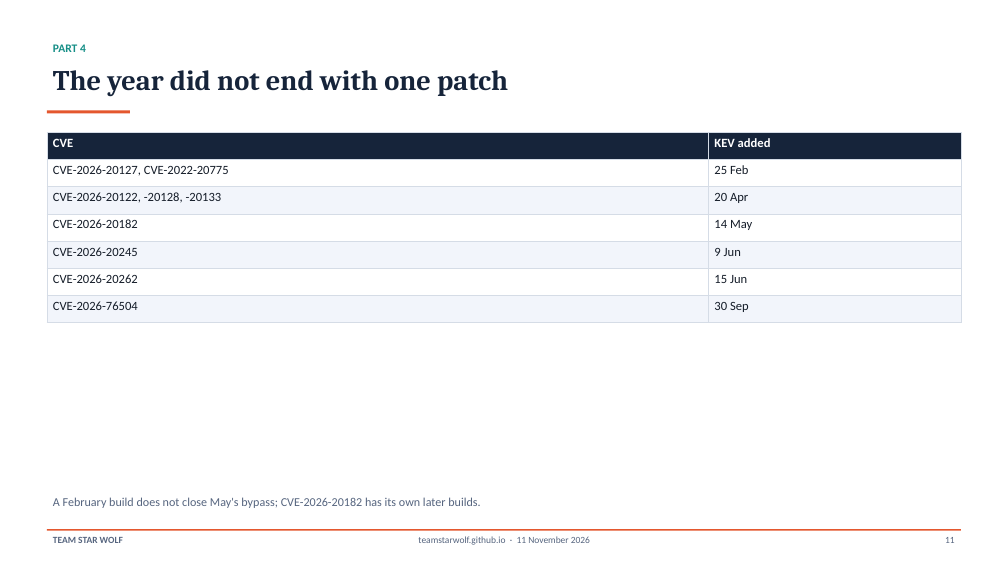
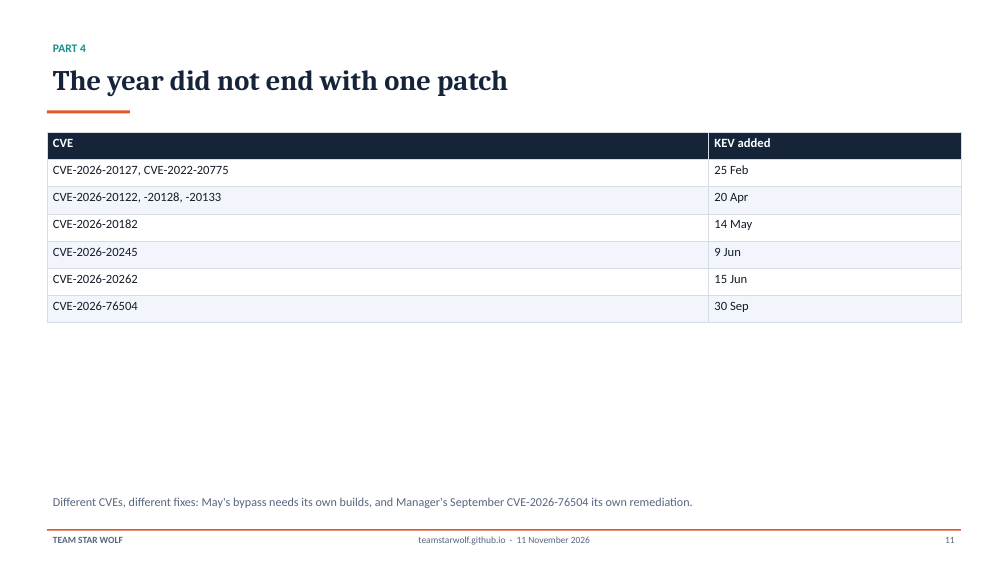
Before and after one commit to TeamStarWolf/TeamStarWolf, a slide deck: slide 11 of case-studies/slides/Cisco_SD_WAN_CVE_2026_20127_Case_Study.pptx. Drawn at 1008x567 pixels with LibreOffice and Linux fonts; fonts in the diff are those of the drawing. Boxes give left, top, right and bottom in pixels: in the first picture for what was removed or moved away, otherwise in the second. Text is boxed around its words. In the diff, an @@ line names an element or a change of style, - is before the commit and + after.

```diff
--- a/case-studies/slides/Cisco_SD_WAN_CVE_2026_20127_Case_Study.pptx
+++ b/case-studies/slides/Cisco_SD_WAN_CVE_2026_20127_Case_Study.pptx
@@ text at bbox=[53, 497, 693, 508]: text changed @@
-A February build does not close May's bypass; CVE-2026-20182 has its own later builds.
+Different CVEs, different fixes: May's bypass needs its own builds, and Manager's September CVE-2026-76504 its own remediation.
```
Also in this commit, not shown: 2 other slides changed, 3 other files.
